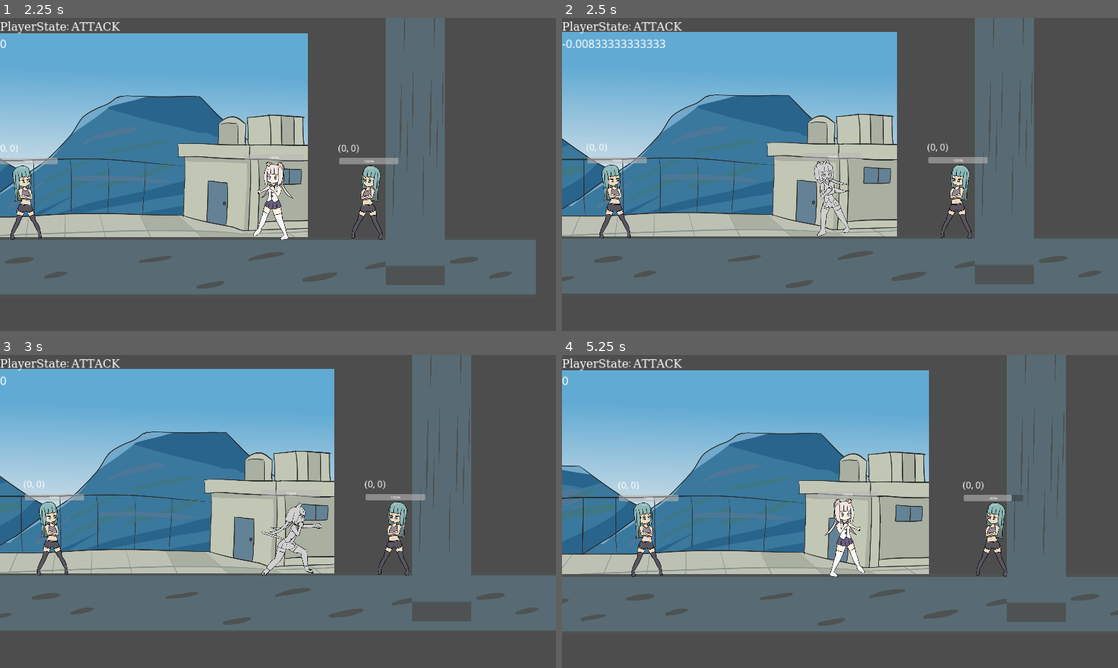
Above: before the commit, frames 1-4 (two rows, left to right).
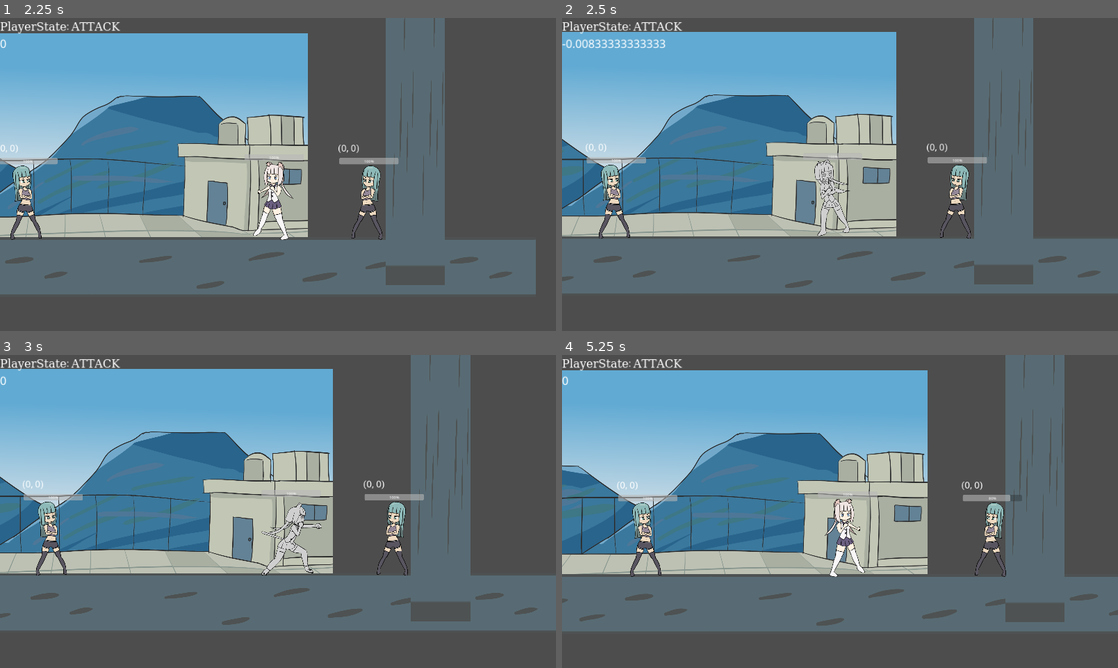
Above: after the commit, the same moments.

Repository: BeatMil/AnimuFight
Game: Godot game, scene res://scenes/test1.tscn
The game is run twice, just before and just after one commit, with the same random seed, the same clock (stepped at 60 frames per second) and the same inputs.
Inputs:
- Up to frame 1 (2.25 s): tap Enter at 0.5 s; hold Right (ui_right) 0.53-2.03 s; tap J (lp) at 0.6, 1.55 s; tap Y (jump) at 0.77, 1.52 s; tap Space (block) at 1.35 s; hold Left (ui_left) from 2.03 s (still down); tap K (hp) at 2.1 s
- Up to frame 2 (2.5 s): keep holding Left (ui_left); tap J (lp) at 2.3 s
- Up to frame 3 (3 s): release Left (ui_left) at 2.78 s; hold Right (ui_right) from 2.78 s (still down); tap J (lp) at 2.85 s
- Up to frame 4 (5.25 s): tap Y (jump) at 3.02, 3.77, 4.52 s; tap J (lp) at 3.6, 4.55 s; release Right (ui_right) at 4.28 s; hold Left (ui_left) 4.28-5.03 s; tap Space (block) at 4.35 s; hold Right (ui_right) from 5.03 s (still down); tap K (hp) at 5.1 s

Frame 1 is identical in both runs. In frame 2, 2.7% of the frame differs, in the area x 0-97%, y 0-86%; in frame 3, 3.4%; in frame 4, 3.6%, in the area x 0-100%, y 0-87%.

Commit message:
Add push_power_air and push_type_air

Diff:
--- a/scripts/base_character.gd
+++ b/scripts/base_character.gd
@@ -148,7 +148,7 @@
 """
 animation_player uses
 """
-func _spawn_lp_hitbox(_size: Hitbox_size, _time: float = 0.1, _push_power: Vector2 = Vector2(20, 0), _push_type: Enums.Push_types = Enums.Push_types.NORMAL) -> void:
+func _spawn_lp_hitbox(_size: Hitbox_size, _time: float = 0.1, _push_power_ground: Vector2 = Vector2(20, 0), _push_type_ground: Enums.Push_types = Enums.Push_types.NORMAL, _push_power_air: Vector2 = Vector2(100,-150), _push_type_air: Enums.Push_types = Enums.Push_types.KNOCKDOWN) -> void:
 
 	var hitbox: Node2D
 
@@ -168,11 +168,13 @@
 	elif self.is_in_group("enemy"):
 		hitbox.is_hit_player = true
 
-	## Set push_type
-	hitbox.push_type = _push_type
+	## Set push_type and power
+	hitbox.push_type_ground = _push_type_ground
+	hitbox.push_power_ground = _push_power_ground
+	hitbox.push_type_air = _push_type_air
+	hitbox.push_power_air = _push_power_air
 
 	hitbox.time_left_before_queue_free = _time
-	hitbox.push_power = _push_power
 
 	add_child(hitbox)
 
@@ -217,16 +219,16 @@
 func _push(power: Vector2) -> void:
 	var multiplier = 10
 	if sprite_2d.flip_h: ## facing left
-		velocity += power * Vector2(-multiplier, multiplier)
+		velocity = power * Vector2(-multiplier, multiplier)
 		# velocity += Vector2(power*-multiplier, 0)
 	else: ## facing left
 		pass
-		velocity += power * Vector2(multiplier, multiplier)
+		velocity = power * Vector2(multiplier, multiplier)
 
 
 func _push_direct(power: Vector2) -> void:
 	var multiplier = 10
-	velocity += power * multiplier
+	velocity = power * multiplier
 
 
 #############################################################
--- a/scripts/hitbox_lp.gd
+++ b/scripts/hitbox_lp.gd
@@ -13,8 +13,10 @@
 var is_hit_player: bool = false
 var is_hit_enemy: bool = false
 var time_left_before_queue_free: float = 1.0
-var push_power: Vector2 = Vector2(20, 0)
-var push_type: Enums.Push_types = Enums.Push_types.NORMAL
+var push_power_ground: Vector2 = Vector2(20, 0)
+var push_type_ground: Enums.Push_types = Enums.Push_types.NORMAL
+var push_power_air: Vector2 = Vector2(20, 0)
+var push_type_air: Enums.Push_types = Enums.Push_types.NORMAL
 
 #############################################################
 ## Built-in
@@ -45,7 +47,10 @@
 #############################################################
 func _on_area_2d_body_entered(body: Node2D) -> void:
 	if body.has_method("hitted"):
-		body.hitted(get_parent(), get_parent().is_face_right, push_power, push_type)
+		if body.is_on_floor():
+			body.hitted(get_parent(), get_parent().is_face_right, push_power_ground, push_type_ground)
+		else:
+			body.hitted(get_parent(), get_parent().is_face_right, push_power_air, push_type_air)
 
 
 
